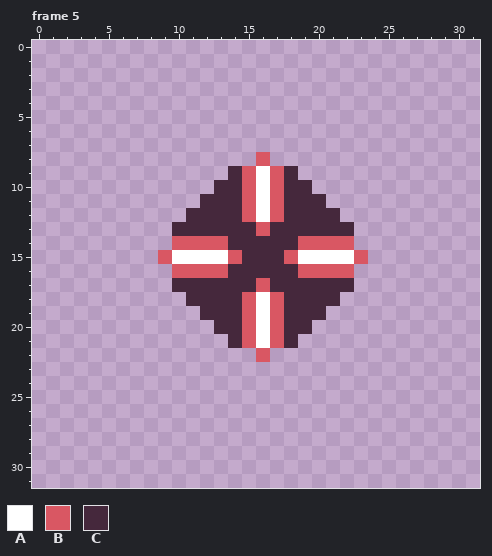
A pixel-art file gets an edit: Sprites/charging.ase. Above is the file before it was changed.
32x32 pixels, 12 frames. Shown: frame 5. The commit also changed other frames, which this record leaves out.
Visible layers, top first: "Layer 1", "Layer 2".
Palette (. is transparent): A #ffffff  B #d95763  C #45283c
Pixels before, frame 5, first column x 9:
 8 .......B.......
 9 .....CBABC.....
10 ....CCBABCC....
11 ...CCCBABCCC...
12 ..CCCCBABCCCC..
13 .CCCCCCBCCCCCC.
14 .BBBBCCCCCBBBB.
15 BAAAABCCCBAAAAB
16 .BBBBCCCCCBBBB.
17 .CCCCCCBCCCCCC.
18 ..CCCCBABCCCC..
19 ...CCCBABCCC...
20 ....CCBABCC....
21 .....CBABC.....
22 .......B.......
And afterwards:
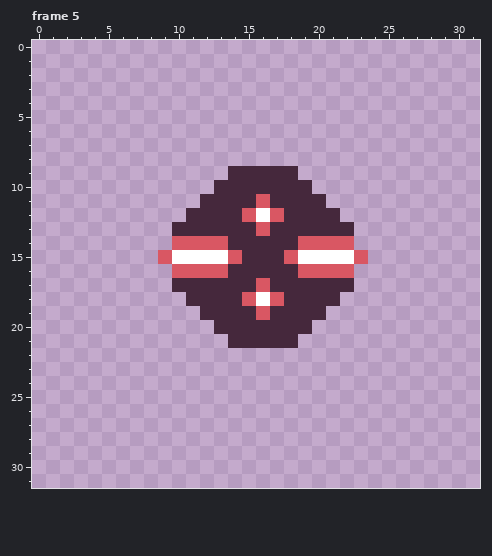
Commit message: wonky turret charging anim
What changed:
Frame 5, layer "Layer 1":
y 8: x 16 B -> .
y 9..10: x 15..17 BAB -> CCC
y 11: x 15..17 BAB -> CBC
y 19: x 15..17 BAB -> CBC
y 20..21: x 15..17 BAB -> CCC
y 22: x 16 B -> .
